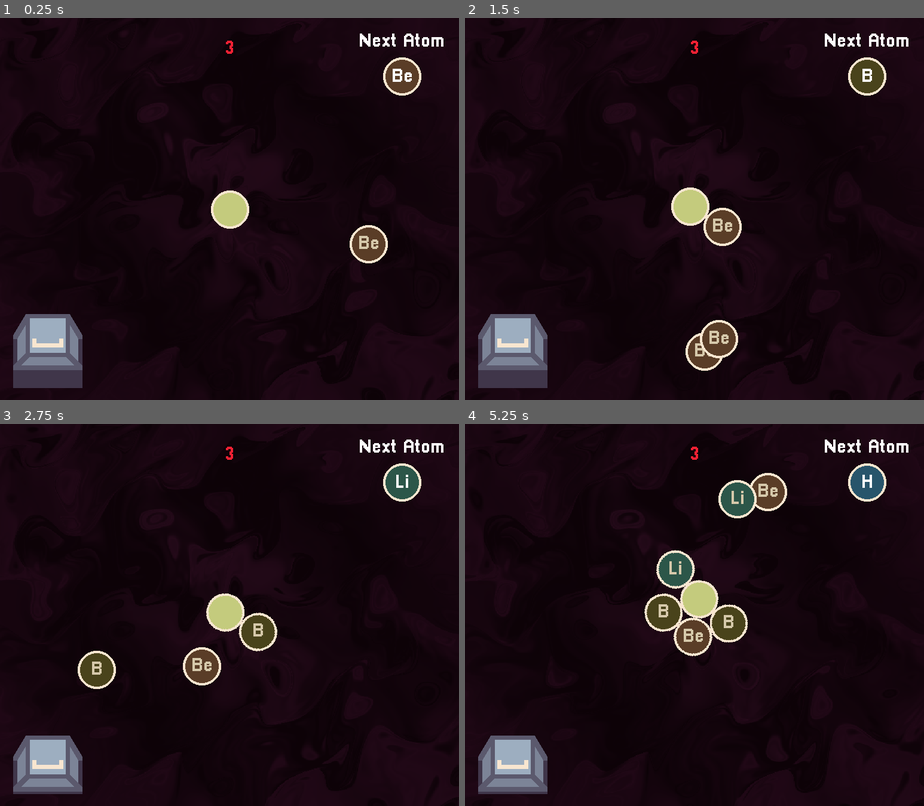
Above: before the commit, frames 1-4 (two rows, left to right).
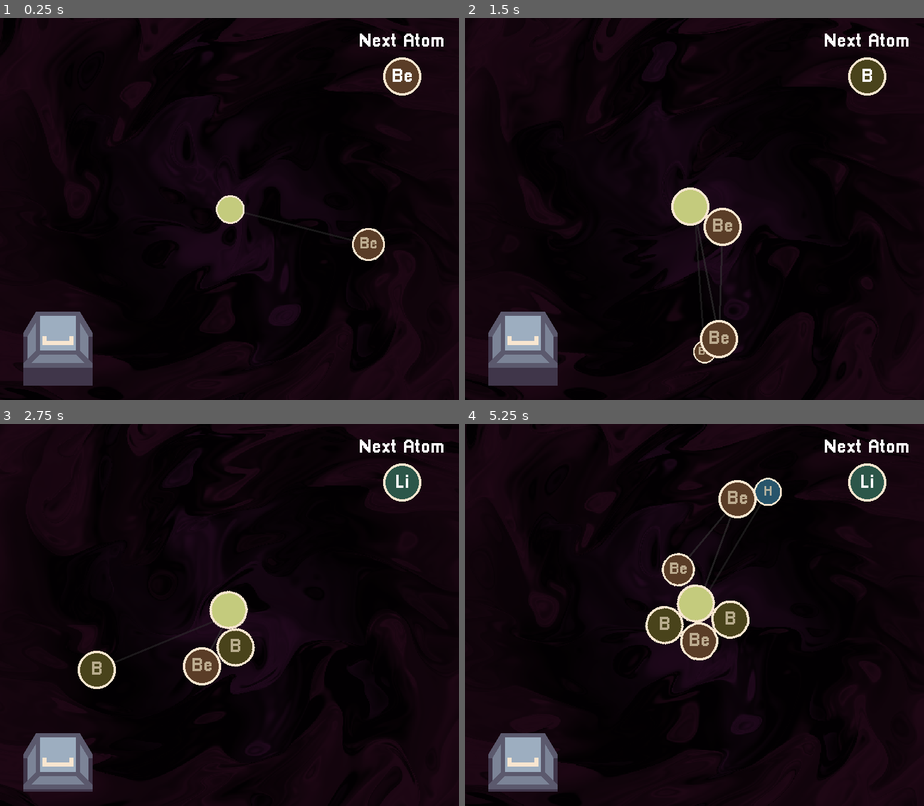
Above: after the commit, the same moments.

Repository: derukaeru/atom-keys
Game: Godot game, scene res://scenes/main/main.tscn
The game is run twice, just before and just after one commit, with the same random seed, the same clock (stepped at 60 frames per second) and the same inputs.
Inputs:
- Up to frame 1 (0.25 s): no input
- Up to frame 2 (1.5 s): tap Enter at 0.5 s; hold Right 0.53-1.28 s; hold Space (interact) 0.53-1.28 s; hold Down from 1.28 s (still down); tap Space (interact) at 1.35 s
- Up to frame 3 (2.75 s): release Down at 2.03 s; hold Right from 2.03 s (still down); hold Space (interact) from 2.03 s (still down); tap Alt at 2.1 s
- Up to frame 4 (5.25 s): release Right at 2.78 s; release Space (interact) at 2.78 s; hold Up 2.78-3.53 s; tap Shift at 2.85 s; tap Space (interact) at 3.05, 4.35 s; hold Space (interact) 3.53-4.28 s; hold Left 3.53-5.03 s; hold Down from 5.03 s (still down); hold Space (interact) from 5.03 s (still down); tap Alt at 5.1 s

The runs differ from the first frame. In frame 1, 5.1% of the frame differs, in the area x 0-97%, y 0-100%; in frame 2, 4.7%; in frame 3, 5.5%; in frame 4, 7.9%, in the area x 0-96%, y 0-100%.

Commit message:
feat: more stuff idk

Diff:
--- /dev/null
+++ b/scenes/main/atoms.gd
@@ -0,0 +1,33 @@
+extends Node2D
+
+func _process(_delta) -> void:
+	queue_redraw()
+
+func _draw() -> void:
+	var drawn_pairs := {}
+	for atom in get_children():
+		if atom is Atom:
+			draw_line(atom.position, Vector2.ZERO, Color(0.224, 0.224, 0.224, 0.541), 3.0)
+
+			for neighbor in get_closest(atom, 1):
+				var key = _pair_key(atom, neighbor)
+				if drawn_pairs.has(key):
+					continue
+				drawn_pairs[key] = true
+
+				draw_line(atom.position, neighbor.position, Color(0.224, 0.224, 0.224, 0.541), 3.0)
+
+func get_closest(atom: Atom, count: int) -> Array:
+	var others = get_children().duplicate()
+	others.erase(atom)
+	others.sort_custom(func(a, b):
+		return atom.global_position.distance_squared_to(a.global_position) \
+			< atom.global_position.distance_squared_to(b.global_position)
+	)
+	return others.slice(0, count)
+
+func _pair_key(a: Atom, b: Atom) -> String:
+	var ia = a.get_instance_id()
+	var ib = b.get_instance_id()
+
+	return str(min(ia, ib)) + "_" + str(max(ia, ib))
--- a/scenes/main/main.gd
+++ b/scenes/main/main.gd
@@ -1,4 +1,5 @@
 extends Node2D
+
 
 @onready var atom_pivot: Node2D = $atom_pivot
 @onready var atom_container: Node2D = $atom_pivot/atom_container
@@ -23,9 +24,11 @@
 var next_atom: Atom
 var next_atom_type: ATOMS = ATOMS.element
 var can_shoot: bool = true
-
+var atom_limit: int = 32
 
 func _ready() -> void:
+	GameManager.atoms_changed.connect(new_atom_addition)
+
 	start()
 	new_atom()
 
@@ -33,17 +36,24 @@
 	angle += delta * speed * direction
 	atom_container.global_position = atom_pivot.global_position + Vector2(cos(angle), sin(angle)) * radius
 
-	if not GameManager.game_running: return
-	if Input.is_action_just_pressed("interact"):
-		use_atom()
-
-	if atoms.get_children().size() >= 32:
-		lose()
-
 	if Input.is_action_pressed("interact"):
 		key_sprite.texture = load(Registry.UID["key_pressed"])
 	else:
 		key_sprite.texture = load(Registry.UID["key"])
+
+	line.points = [Vector2.ZERO, atom_container.position]
+
+	if not GameManager.game_running:
+		if Input.is_action_just_pressed("interact"):
+			restart()
+
+		return
+
+	if Input.is_action_just_pressed("interact"):
+		use_atom()
+
+	if atoms.get_children().size() >= atom_limit:
+		lose()
 
 func start() -> void:
 	for i in range(GameManager.starting_atoms):
@@ -59,8 +69,19 @@
 		atoms.add_child(neutrino)
 	GameManager.game_running = true
 
+func restart() -> void:
+	var _atoms = atoms.get_children()
+	for i in range(_atoms.size()):
+		var atom = _atoms[i]
+		if atom is Atom:
+			get_tree().create_timer(i * 0.05).timeout.connect(atom.disappear)
+
+	await get_tree().create_timer(atom_limit * 0.06).timeout
+	GameManager.game_running = true
+	GameManager.atoms_changed.emit()
+
 func lose() -> void:
-	pass
+	GameManager.game_running = false
 
 func use_atom() -> void:
 	if not can_shoot: return
@@ -79,7 +100,7 @@
 	# direction *= -1
 
 	new_atom()
-	get_tree().create_timer(0.6).timeout.connect(
+	get_tree().create_timer(0.3).timeout.connect(
 		func() -> void:
 			can_shoot = true
 	)
@@ -118,4 +139,15 @@
 
 	next_atom_sprite.material = _material
 	next_atom_label.text = next_atom.data.symbol
+
+	GameManager.atoms_changed.emit()
 	# next_atom_type = ATOMS.values().pick_random()
+
+func new_atom_addition() -> void:
+	var atoms_left = 32 - atoms.get_children().size()
+	if atoms_left <= 3:
+		atom_limit_label.text = str(atoms_left) + " atoms left"
+		atom_limit_label.show()
+	else:
+		atom_limit_label.hide()
+		atom_limit_label.text = ""
--- a/scenes/main/main.tscn
+++ b/scenes/main/main.tscn
@@ -3,6 +3,7 @@
 [ext_resource type="Script" uid="uid://d17iyd044sqs3" path="res://scenes/main/main.gd" id="1_hyk8p"]
 [ext_resource type="Texture2D" uid="uid://cx5hxg0quk5q8" path="res://assets/sprites/key.png" id="2_iuonh"]
 [ext_resource type="Shader" uid="uid://ddk064ou108ba" path="res://assets/shaders/wave.gdshader" id="2_l3cfh"]
+[ext_resource type="Script" uid="uid://4xg74pbamptw" path="res://scenes/main/atoms.gd" id="3_6q06x"]
 [ext_resource type="Texture2D" uid="uid://dfe360avxnyk2" path="res://assets/sprites/atom.png" id="3_k2fmo"]
 
 [sub_resource type="ShaderMaterial" id="ShaderMaterial_6q06x"]
@@ -11,15 +12,15 @@
 shader_parameter/polar_center = Vector2(0.5, 0.5)
 shader_parameter/polar_zoom = 1.0
 shader_parameter/polar_repeat = 1.0
-shader_parameter/spin_rotation = 0.0
-shader_parameter/spin_speed = 1.4849999999999999
+shader_parameter/spin_rotation = 6.6
+shader_parameter/spin_speed = 10.0
 shader_parameter/offset = Vector2(0, 0)
-shader_parameter/colour_1 = Color(0.1254902, 0.03137255, 0.08627451, 1)
-shader_parameter/colour_2 = Color(0.14667046, 0.041048713, 0.10327665, 1)
-shader_parameter/colour_3 = Color(0.042864583, 0.0071678353, 0.02389861, 1)
+shader_parameter/colour_1 = Color(0.118335895, 0.027870635, 0.08063833, 1)
+shader_parameter/colour_2 = Color(0.12877315, 0.034963664, 0.11787803, 1)
+shader_parameter/colour_3 = Color(0, 0, 0, 1)
 shader_parameter/contrast = 3.5
-shader_parameter/spin_amount = 0.02
-shader_parameter/pixel_filter = 740.0
+shader_parameter/spin_amount = 0.125
+shader_parameter/pixel_filter = 700.0
 
 [sub_resource type="LabelSettings" id="LabelSettings_iuonh"]
 font_size = 32
@@ -29,7 +30,7 @@
 
 [sub_resource type="LabelSettings" id="LabelSettings_k2fmo"]
 font_size = 32
-font_color = Color(0.9607843, 0.12941177, 0.20392157, 1)
+font_color = Color(0.9103995, 0.3482827, 0.3183874, 1)
 
 [node name="main" type="Node2D" unique_id=2121976591]
 script = ExtResource("1_hyk8p")
@@ -53,16 +54,19 @@
 [node name="atom_pivot" type="Node2D" parent="." unique_id=2103493194]
 position = Vector2(384, 320)
 
+[node name="Line2D" type="Line2D" parent="atom_pivot" unique_id=1730410241]
+width = 3.0
+default_color = Color(0.18000486, 0.18000486, 0.18000486, 0.50980395)
+
 [node name="atom_container" type="Node2D" parent="atom_pivot" unique_id=1307724853]
-
-[node name="Line2D" type="Line2D" parent="atom_pivot" unique_id=1730410241]
 
 [node name="atoms" type="Node2D" parent="." unique_id=68321666 groups=["atoms"]]
 position = Vector2(384, 320)
+script = ExtResource("3_6q06x")
 
 [node name="key" type="Sprite2D" parent="." unique_id=1024861196]
 texture_filter = 1
-position = Vector2(80, 560)
+position = Vector2(97, 556)
 texture = ExtResource("2_iuonh")
 
 [node name="next_atom_label" type="Label" parent="." unique_id=325332945]
@@ -88,6 +92,7 @@
 vertical_alignment = 1
 
 [node name="atom_limit_label" type="Label" parent="." unique_id=1612798177]
+visible = false
 anchors_preset = 5
 anchor_left = 0.5
 anchor_right = 0.5
--- /dev/null
+++ b/scenes/main/overlay.gdshader
@@ -0,0 +1,138 @@
+shader_type canvas_item;
+
+uniform sampler2D screen_tex : hint_screen_texture;
+
+uniform float exposure    : hint_range(0.5, 2.0) = 1.0;
+uniform float contrast    : hint_range(0.5, 2.0) = 1.25;
+uniform float saturation  : hint_range(0.0, 2.0) = 0.9;
+
+uniform bool enable_pixelate = true;
+uniform float pixel_factor    : hint_range(0.5, 6.0) = 2.0;
+
+uniform bool  enable_posterize = true;
+uniform float color_levels     : hint_range(2.0, 16.0) = 12.0;
+uniform float dither_strength  : hint_range(0.0, 1.0) = 0.75;
+
+uniform float chrom_aberration : hint_range(0.0, 2.0) = 4.0;
+uniform float vignette_strength: hint_range(0.0, 2.0) = 1.0;
+uniform float grain_strength   : hint_range(0.0, 1.0) = 0.2;
+
+uniform vec3  tint_color = vec3(0.95, 1.03, 0.9);
+uniform float tint_strength : hint_range(0.0, 1.0) = 0.15;
+
+uniform vec2  viewport_size_override = vec2(0.0);
+
+float bayer4x4(vec2 p){
+    int x = int(mod(p.x, 4.0));
+    int y = int(mod(p.y, 4.0));
+    int m[16] = int[16](
+        0,  8,  2, 10,
+       12,  4, 14,  6,
+        3, 11,  1,  9,
+       15,  7, 13,  5
+    );
+    return (float(m[y*4 + x]) + 0.5) / 16.0;
+}
+
+vec3 to_hsv(vec3 c){
+    float cmax = max(c.r, max(c.g, c.b));
+    float cmin = min(c.r, min(c.g, c.b));
+    float d = cmax - cmin;
+    float h = 0.0;
+    if (d > 1e-5) {
+        if      (cmax == c.r) h = mod((c.g - c.b) / d, 6.0);
+        else if (cmax == c.g) h = (c.b - c.r) / d + 2.0;
+        else                  h = (c.r - c.g) / d + 4.0;
+        h /= 6.0;
+        if (h < 0.0) h += 1.0;
+    }
+    float s = cmax <= 1e-5 ? 0.0 : d / cmax;
+    float v = cmax;
+    return vec3(h, s, v);
+}
+
+vec3 to_rgb(vec3 hsv){
+    float h = hsv.x * 6.0;
+    float s = hsv.y;
+    float v = hsv.z;
+    int i = int(floor(h));
+    float f = h - float(i);
+    float p = v * (1.0 - s);
+    float q = v * (1.0 - s * f);
+    float t = v * (1.0 - s * (1.0 - f));
+    if(i == 0) return vec3(v, t, p);
+    if(i == 1) return vec3(q, v, p);
+    if(i == 2) return vec3(p, v, t);
+    if(i == 3) return vec3(p, q, v);
+    if(i == 4) return vec3(t, p, v);
+    return vec3(v, p, q);
+}
+
+float luma(vec3 c){ return dot(c, vec3(0.2126, 0.7152, 0.0722)); }
+
+vec3 adjust_contrast_saturation(vec3 c, float contrast_, float saturation_){
+    c = (c - 0.5) * contrast_ + 0.5;
+    vec3 hsv = to_hsv(c);
+    hsv.y *= saturation_;
+    return clamp(to_rgb(hsv), 0.0, 1.0);
+}
+
+void fragment(){
+    vec2 uv = SCREEN_UV;
+
+    vec2 px = SCREEN_PIXEL_SIZE;
+    if (viewport_size_override.x > 0.0 && viewport_size_override.y > 0.0){
+        px = 1.0 / viewport_size_override;
+    }
+
+    if (enable_pixelate){
+        vec2 step_uv = px * pixel_factor;
+        uv = floor(uv / step_uv) * step_uv + step_uv * 0.5;
+    }
+
+    vec2 center = vec2(0.5);
+    vec2 dir = uv - center;
+    float dist = length(dir);
+
+	vec2 pixel_size_step = px;
+    if (enable_pixelate) {
+        pixel_size_step = px * pixel_factor;
+    }
+
+	vec2 ca_offset = dir * (chrom_aberration * dist * pixel_size_step);
+
+    vec3 col;
+    col.r = texture(screen_tex, uv + ca_offset).r;
+    col.g = texture(screen_tex, uv).g;
+    col.b = texture(screen_tex, uv - ca_offset).b;
+
+    col *= exposure;
+
+    col = mix(col, col * tint_color, tint_strength);
+
+    if (enable_posterize){
+        // Lock the dither coordinates to the pixelation grid
+        vec2 dither_px = px;
+        if (enable_pixelate) {
+            dither_px = px * pixel_factor;
+        }
+        vec2 frag_xy = floor(uv / dither_px);
+        float b = bayer4x4(frag_xy);
+
+        // Subtract 0.5 from the bayer value so it dithers both up and down,
+        // preventing the overall image from artificially brightening or darkening.
+        vec3 dithered = col + (b - 0.5) * (dither_strength / (color_levels - 1.0));
+        vec3 q = floor(dithered * color_levels);
+        col = q / (color_levels - 1.0);
+    }
+
+    col = adjust_contrast_saturation(col, contrast, saturation);
+
+    float vignette = smoothstep(0.5, 0.9, dist) * vignette_strength;
+    col *= clamp(1.0 - vignette, 0.0, 1.0);
+
+    float n = fract(sin(dot(floor(uv/px), vec2(12.9898, 78.233)) + TIME * 37.0) * 43758.5453);
+    col += (n - 0.5) * (px.x + px.y) * 2.0 * grain_strength;
+
+    COLOR = vec4(clamp(col, 0.0, 1.0), 1.0);
+}
--- a/scenes/objects/atom.gd
+++ b/scenes/objects/atom.gd
@@ -1,9 +1,10 @@
 class_name Atom extends RigidBody2D
 
+@onready var animation: AnimationPlayer = $AnimationPlayer
 @onready var collision: CollisionShape2D = $CollisionShape2D
 @onready var sprite: Sprite2D = $Sprite2D
 
-@onready var label: Label = $Label
+@onready var label: Label = $Sprite2D/Label
 
 @export var element_name: String
 @export var symbol: String
@@ -23,6 +24,7 @@
 var colliding: bool = false
 
 var explosion_force: float = 900.0
+var can_merge: bool = false
 
 func _ready() -> void:
 	element_name = data.element_name
@@ -44,6 +46,9 @@
 	_material.set_shader_parameter("color_count", 1)
 
 	sprite.material = _material
+
+	animation.play("spawn")
+
 
 func _process(_delta) -> void:
 	var bodies: Array = get_colliding_bodies()
@@ -70,16 +75,16 @@
 		process_atom(body)
 
 func process_atom(atom: Atom):
-	if not atom.shot or not shot: return
+	if not atom.shot or not shot or atom.merging: return
 
 	if atom.index != index or atom.element_name == "neutrino": return
-	if get_instance_id() < atom.get_instance_id():
+	if get_instance_id() > atom.get_instance_id():
 		merging = true
 		atom.merging = true
 		atom.queue_free()
 
+		atom.disappear()
 		spawn_new_atom()
-		explode()
 		queue_free()
 
 		return
@@ -104,6 +109,7 @@
 	if not container: return
 
 	container.call_deferred_thread_group("add_child", atom)
+	GameManager.atoms_changed.emit()
 
 func explode() -> void:
 	for body in get_colliding_bodies():
@@ -111,3 +117,9 @@
 
 			var dir: Vector2 = body.global_position - global_position
 			body.apply_central_impulse(dir.normalized() * explosion_force)
+
+func disappear() -> void:
+	animation.play("disappear")
+	await animation.animation_finished
+	GameManager.atoms_changed.emit()
+	queue_free()
--- a/scenes/objects/atom.tscn
+++ b/scenes/objects/atom.tscn
@@ -43,6 +43,60 @@
 font_size = 32
 font_color = Color(0.84, 0.78679997, 0.672, 1)
 
+[sub_resource type="Animation" id="Animation_ca088"]
+length = 0.001
+tracks/0/type = "value"
+tracks/0/imported = false
+tracks/0/enabled = true
+tracks/0/path = NodePath("Sprite2D:scale")
+tracks/0/interp = 1
+tracks/0/loop_wrap = true
+tracks/0/keys = {
+"times": PackedFloat32Array(0),
+"transitions": PackedFloat32Array(1),
+"update": 0,
+"values": [Vector2(1, 1)]
+}
+
+[sub_resource type="Animation" id="Animation_0s5vs"]
+resource_name = "disappear"
+length = 0.4
+tracks/0/type = "value"
+tracks/0/imported = false
+tracks/0/enabled = true
+tracks/0/path = NodePath("Sprite2D:scale")
+tracks/0/interp = 1
+tracks/0/loop_wrap = true
+tracks/0/keys = {
+"times": PackedFloat32Array(0, 0.4),
+"transitions": PackedFloat32Array(1, 1),
+"update": 0,
+"values": [Vector2(1, 1), Vector2(1e-05, 1e-05)]
+}
+
+[sub_resource type="Animation" id="Animation_jscxm"]
+resource_name = "spawn"
+length = 0.3
+tracks/0/type = "value"
+tracks/0/imported = false
+tracks/0/enabled = true
+tracks/0/path = NodePath("Sprite2D:scale")
+tracks/0/interp = 1
+tracks/0/loop_wrap = true
+tracks/0/keys = {
+"times": PackedFloat32Array(0, 0.3),
+"transitions": PackedFloat32Array(1, 1),
+"update": 0,
+"values": [Vector2(0.4, 0.4), Vector2(1, 1)]
+}
+
+[sub_resource type="AnimationLibrary" id="AnimationLibrary_jscxm"]
+_data = {
+&"RESET": SubResource("Animation_ca088"),
+&"disappear": SubResource("Animation_0s5vs"),
+&"spawn": SubResource("Animation_jscxm")
+}
+
 [node name="Atom" type="RigidBody2D" unique_id=393094832]
 collision_layer = 0
 collision_mask = 0
@@ -62,16 +116,16 @@
 material = SubResource("ShaderMaterial_0s5vs")
 texture = ExtResource("3_jscxm")
 
-[node name="Label" type="Label" parent="." unique_id=1888718420]
+[node name="Label" type="Label" parent="Sprite2D" unique_id=1888718420]
 anchors_preset = 8
 anchor_left = 0.5
 anchor_top = 0.5
 anchor_right = 0.5
 anchor_bottom = 0.5
-offset_left = -48.0
-offset_top = -48.0
-offset_right = 48.0
-offset_bottom = 48.0
+offset_left = -80.0
+offset_top = -80.0
+offset_right = 16.0
+offset_bottom = 16.0
 grow_horizontal = 2
 grow_vertical = 2
 pivot_offset_ratio = Vector2(0.5, 0.5)
@@ -79,4 +133,7 @@
 horizontal_alignment = 1
 vertical_alignment = 1
 
+[node name="AnimationPlayer" type="AnimationPlayer" parent="." unique_id=1980611335]
+libraries/ = SubResource("AnimationLibrary_jscxm")
+
 [connection signal="body_entered" from="." to="." method="_on_body_entered"]
--- a/scenes/objects/neutrino.gd
+++ b/scenes/objects/neutrino.gd
@@ -4,3 +4,11 @@
 	collision.shape.radius = radius
 	element_name = "neutrino"
 	sprite.material.set_shader_parameter("replace_colors", [data.color])
+
+	animation.play("spawn")
+
+func disappear() -> void:
+	animation.play("disappear")
+
+	await animation.animation_finished
+	queue_free()
--- a/scenes/objects/neutrino.tscn
+++ b/scenes/objects/neutrino.tscn
@@ -20,6 +20,60 @@
 shader_parameter/tolerance = 0.050000002375
 shader_parameter/shader_active = true
 
+[sub_resource type="Animation" id="Animation_swmwv"]
+length = 0.001
+tracks/0/type = "value"
+tracks/0/imported = false
+tracks/0/enabled = true
+tracks/0/path = NodePath("Sprite2D:scale")
+tracks/0/interp = 1
+tracks/0/loop_wrap = true
+tracks/0/keys = {
+"times": PackedFloat32Array(0),
+"transitions": PackedFloat32Array(1),
+"update": 0,
+"values": [Vector2(1e-05, 1e-05)]
+}
+
+[sub_resource type="Animation" id="Animation_ejpld"]
+resource_name = "disappear"
+length = 0.3
+tracks/0/type = "value"
+tracks/0/imported = false
+tracks/0/enabled = true
+tracks/0/path = NodePath("Sprite2D:scale")
+tracks/0/interp = 1
+tracks/0/loop_wrap = true
+tracks/0/keys = {
+"times": PackedFloat32Array(0, 0.3),
+"transitions": PackedFloat32Array(1, 1),
+"update": 0,
+"values": [Vector2(1, 1), Vector2(1e-05, 1e-05)]
+}
+
+[sub_resource type="Animation" id="Animation_2ntkw"]
+resource_name = "spawn"
+length = 0.4
+tracks/0/type = "value"
+tracks/0/imported = false
+tracks/0/enabled = true
+tracks/0/path = NodePath("Sprite2D:scale")
+tracks/0/interp = 1
+tracks/0/loop_wrap = true
+tracks/0/keys = {
+"times": PackedFloat32Array(0, 0.4),
+"transitions": PackedFloat32Array(1, 1),
+"update": 0,
+"values": [Vector2(0.4, 0.4), Vector2(1, 1)]
+}
+
+[sub_resource type="AnimationLibrary" id="AnimationLibrary_2ntkw"]
+_data = {
+&"RESET": SubResource("Animation_swmwv"),
+&"disappear": SubResource("Animation_ejpld"),
+&"spawn": SubResource("Animation_2ntkw")
+}
+
 [node name="neutrino" type="RigidBody2D" unique_id=24487719]
 mass = 5.0
 gravity_scale = 0.0
@@ -34,10 +88,14 @@
 [node name="CollisionShape2D" type="CollisionShape2D" parent="." unique_id=1144068112]
 shape = SubResource("CircleShape2D_leqe0")
 
-[node name="Label" type="Label" parent="." unique_id=911421013]
+[node name="Sprite2D" type="Sprite2D" parent="." unique_id=1368340592]
+material = SubResource("ShaderMaterial_2ntkw")
+scale = Vector2(1e-05, 1e-05)
+texture = ExtResource("4_ejpld")
+
+[node name="Label" type="Label" parent="Sprite2D" unique_id=911421013]
 offset_right = 40.0
 offset_bottom = 16.0
 
-[node name="Sprite2D" type="Sprite2D" parent="." unique_id=1368340592]
-material = SubResource("ShaderMaterial_2ntkw")
-texture = ExtResource("4_ejpld")
+[node name="AnimationPlayer" type="AnimationPlayer" parent="." unique_id=225221032]
+libraries/ = SubResource("AnimationLibrary_2ntkw")
--- a/scripts/autoloads/game_manager.gd
+++ b/scripts/autoloads/game_manager.gd
@@ -1,4 +1,6 @@
 extends Node
+signal atoms_changed
+
 var game_running: bool = false
 
 var starting_atoms: int = 1
Not shown, added: scenes/main/atoms.gd.uid
Not shown, added: scenes/main/overlay.gdshader.uid
